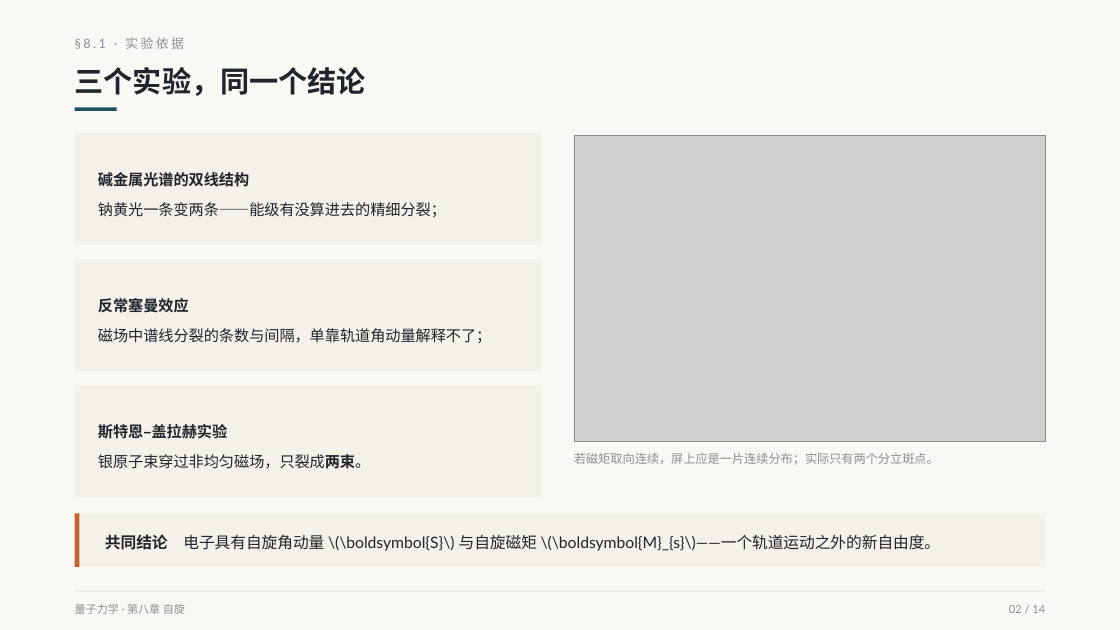
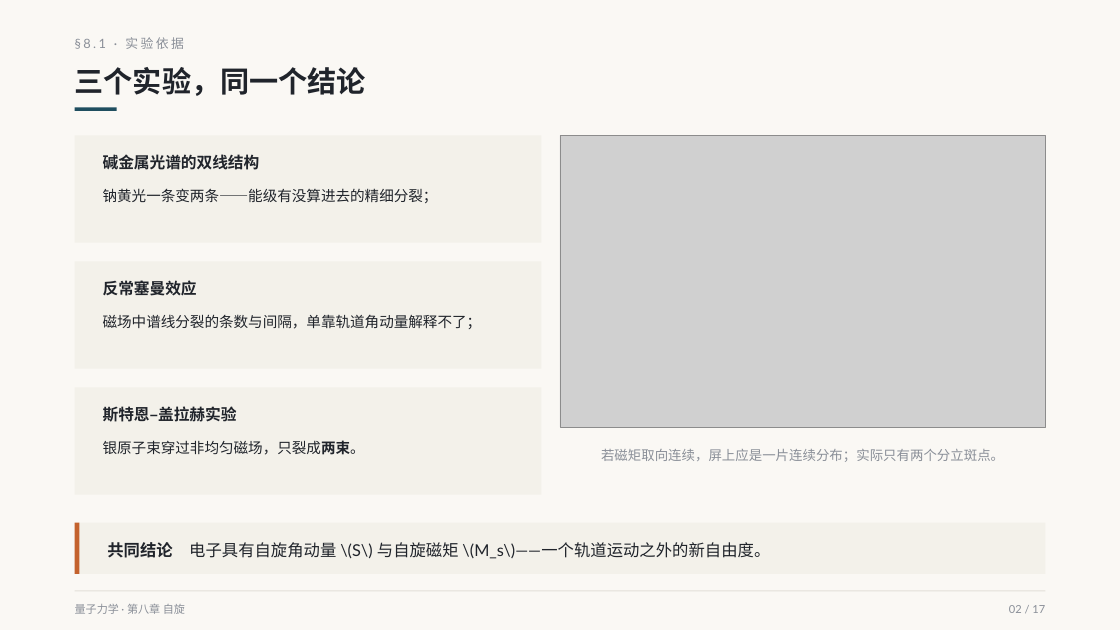
Before and after one commit to zhangdajian-sdu/quantum-mechanics-slides, a slide deck: slide 2 of slides/ch8/ch8-s1.pptx. Drawn at 1120x630 pixels with LibreOffice and Linux fonts; fonts in the diff are those of the drawing; grey boxes stand for pictures. Boxes give left, top, right and bottom in pixels: in the first picture for what was removed or moved away, otherwise in the second. Text is boxed around its words. In the diff, an @@ line names an element or a change of style, - is before the commit and + after.

```diff
--- a/slides/ch8/ch8-s1.pptx
+++ b/slides/ch8/ch8-s1.pptx
@@ picture resized from (x1=574, y1=135, x2=1045, y2=441) to (x1=560, y1=135, x2=1046, y2=427) @@
@@ text at (x1=98, y1=172, x2=249, y2=187): paragraph removed @@
-碱金属光谱的双线结构
@@ size 13 to 12.5 pt; line spacing 1.6 to 1.55; vertical alignment middle to top in 3 elements at (x1=103, y1=314, x2=482, y2=329), (x1=103, y1=440, x2=365, y2=455), (x1=103, y1=188, x2=438, y2=203) @@
@@ text "钠黄光一条变两条——能级有没算进去的精细分裂；" moved from (x1=98, y1=172, x2=446, y2=218) to (x1=103, y1=188, x2=438, y2=203) @@
@@ text added at (x1=103, y1=154, x2=260, y2=170), 13.5 pt, text #20242B, bold @@
+碱金属光谱的双线结构
@@ text at (x1=98, y1=298, x2=189, y2=313): paragraph removed @@
-反常塞曼效应
@@ text added at (x1=103, y1=280, x2=197, y2=296), 13.5 pt, text #20242B, bold @@
+反常塞曼效应
@@ text "磁场中谱线分裂的条数与间隔，单靠轨道角动量解释不了；" moved from (x1=98, y1=298, x2=491, y2=344) to (x1=103, y1=314, x2=482, y2=329) @@
@@ text added at (x1=103, y1=406, x2=237, y2=422), 13.5 pt, text #20242B, bold @@
+斯特恩–盖拉赫实验
@@ text at (x1=98, y1=424, x2=227, y2=439): paragraph removed @@
-斯特恩–盖拉赫实验
@@ text "银原子束穿过非均匀磁场，只裂成两束。" moved from (x1=98, y1=424, x2=370, y2=469) to (x1=103, y1=440, x2=365, y2=455) @@
@@ text "若磁矩取向连续，屏上应是一片连续分布；实际只有两个分立斑点。" moved from (x1=574, y1=453, x2=939, y2=465) to (x1=601, y1=449, x2=1004, y2=462) @@
@@ text "若磁矩取向连续，屏上应是一片连续分布；实际只有两个分立斑点。" at (x1=601, y1=449, x2=1004, y2=462): size 10.5 to 11.5 pt; alignment left to centre; line spacing 1.4 to 1.5 @@
@@ rectangle moved from (x1=75, y1=513, x2=1046, y2=567) to (x1=75, y1=523, x2=1046, y2=574) @@
@@ rectangle moved from (x1=75, y1=513, x2=80, y2=567) to (x1=75, y1=523, x2=80, y2=574) @@
@@ text at (x1=107, y1=542, x2=770, y2=559): text changed; size 13.5 to 14 pt @@
-共同结论 电子具有自旋角动量 \(\boldsymbol{S}\) 与自旋磁矩 \(\boldsymbol{M}_{s}\)——一个轨道运动之外的新自由度。
+共同结论 电子具有自旋角动量 \(S\) 与自旋磁矩 \(M_s\)——一个轨道运动之外的新自由度。
@@ text at (x1=1009, y1=605, x2=1045, y2=613): text changed @@
-02 / 14
+02 / 17
```
Also in this commit, not shown: 13 other slides changed, 3 slides added, 25 other files.
